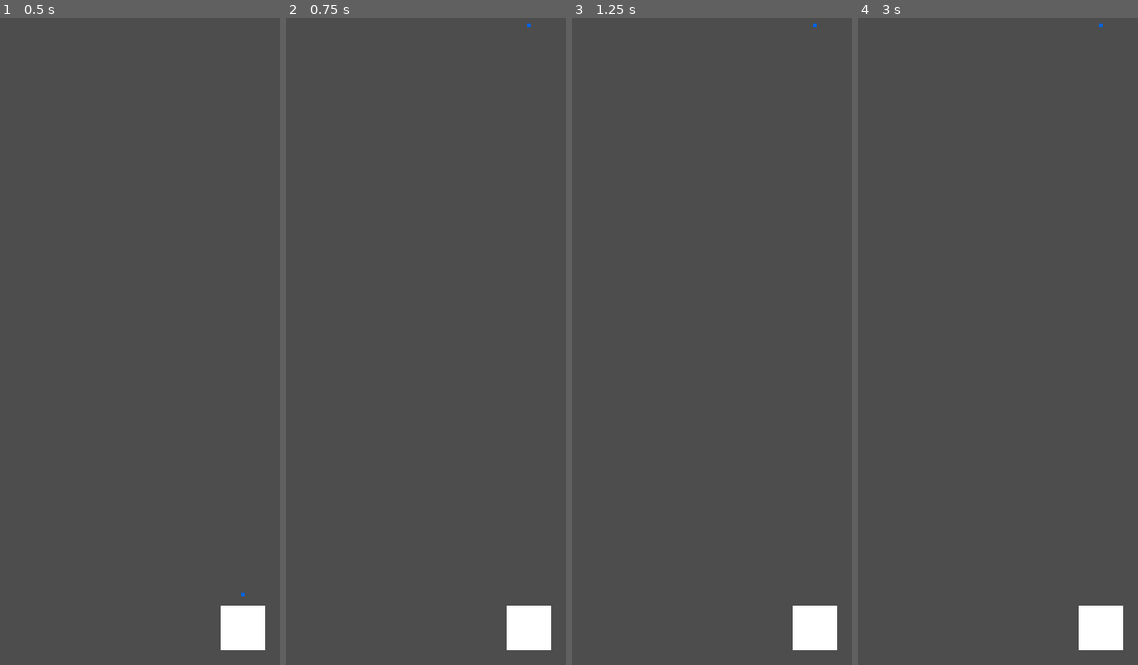
Above: before the commit, frames 1-4 (left to right).
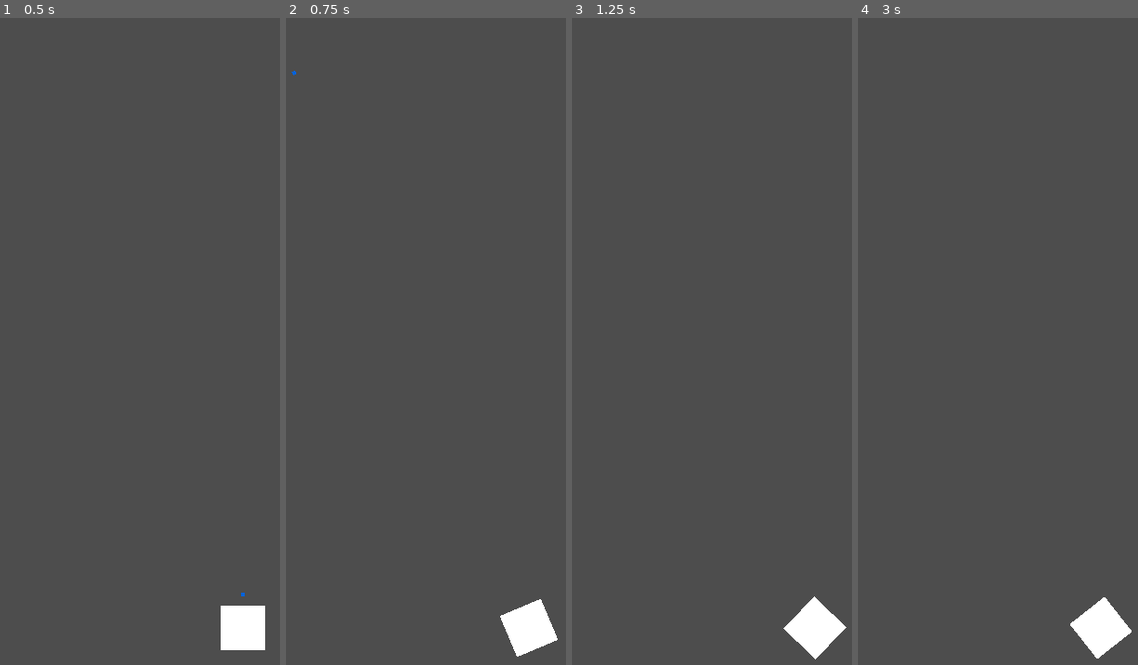
Above: after the commit, the same moments.

Repository: AndrewJDGalga/ggj2024
Game: Godot game, scene res://levels/testaj.tscn
The game is run twice, just before and just after one commit, with the same random seed, the same clock (stepped at 60 frames per second) and the same inputs. The project has no main scene, so this scene is started directly.
Inputs:
- Up to frame 1 (0.5 s): no input
- Up to frame 2 (0.75 s): tap Enter at 0.5 s; hold Up (action1) from 0.53 s (still down)
- Up to frame 3 (1.25 s): keep holding Up (action1); tap Down (action2) at 0.8 s
- Up to frame 4 (3 s): release Up (action1) at 1.28 s; tap Down (action2) at 1.35, 2.3, 2.85 s; tap Up (action1) at 1.55 s; tap Space at 2 s; hold Up (action1) 2.03-2.78 s; tap Enter at 2.75 s

Frame 1 is identical in both runs. In frame 2, 0.3% of the frame differs, in the area x 1-98%, y 0-99%; in frame 3, 0.4%, in the area x 75-99%, y 0-100%; in frame 4, 0.4%.

Commit message:
state system controlled by game manager. Limit player's rotation

Diff:
--- a/entities/curtis.gd
+++ b/entities/curtis.gd
@@ -1,21 +1,29 @@
 extends Area2D
 
 @onready var lure = $fishing_lure
+@export var game_manager:Game_Manager
 @export var turn_speed := 2.0
 @export var y_limit := -650
-var game_manager
-
-func _ready():
-	game_manager = get_tree().root.get_child(0)
+##rotation limit for player's line
+@export var line_degree_limit := 45.0
 
 func _physics_process(delta):
+	if game_manager:
+		match game_manager.cur_state:
+			game_manager.PLAY_STATE.LINE_UP:
+				turn_for_casting(delta)
+			game_manager.PLAY_STATE.CASTING:
+				pass
+			game_manager.PLAY_STATE.CATCHING:
+				pass
+
 	#turn_for_casting(delta)
 
 	if Input.is_action_pressed("action1"):
 		lure.position.y = y_limit
 
 func turn_for_casting(delta):
-	if Input.is_action_pressed("action1"):
+	if Input.is_action_pressed("action1") && rotation_degrees > -45:
+		rotation -= turn_speed * delta
+	if Input.is_action_pressed("action2") && rotation_degrees < 45:
 		rotation += turn_speed * delta
-	if Input.is_action_pressed("action2"):
-		rotation -= turn_speed * delta
--- a/levels/game_manager.gd
+++ b/levels/game_manager.gd
@@ -1,4 +1,6 @@
 extends Node2D
 
-enum PLAY_STATE {CASTING, CATCHING, STANDUP_SITDOWN, WALKING, WRESTLING}
-var cur_state : PLAY_STATE = PLAY_STATE.CASTING
+class_name Game_Manager
+
+enum PLAY_STATE {LINE_UP, CASTING, CATCHING, STANDUP_SITDOWN, WALKING, WRESTLING}
+var cur_state : PLAY_STATE = PLAY_STATE.LINE_UP
--- a/levels/testaj.tscn
+++ b/levels/testaj.tscn
@@ -24,5 +24,6 @@
 scale = Vector2(19.16, 3.56)
 color = Color(0.631373, 0.243137, 0, 1)
 
-[node name="Curtis" parent="." instance=ExtResource("1_7jb4x")]
+[node name="Curtis" parent="." node_paths=PackedStringArray("game_manager") instance=ExtResource("1_7jb4x")]
 position = Vector2(309, 713)
+game_manager = NodePath("..")
